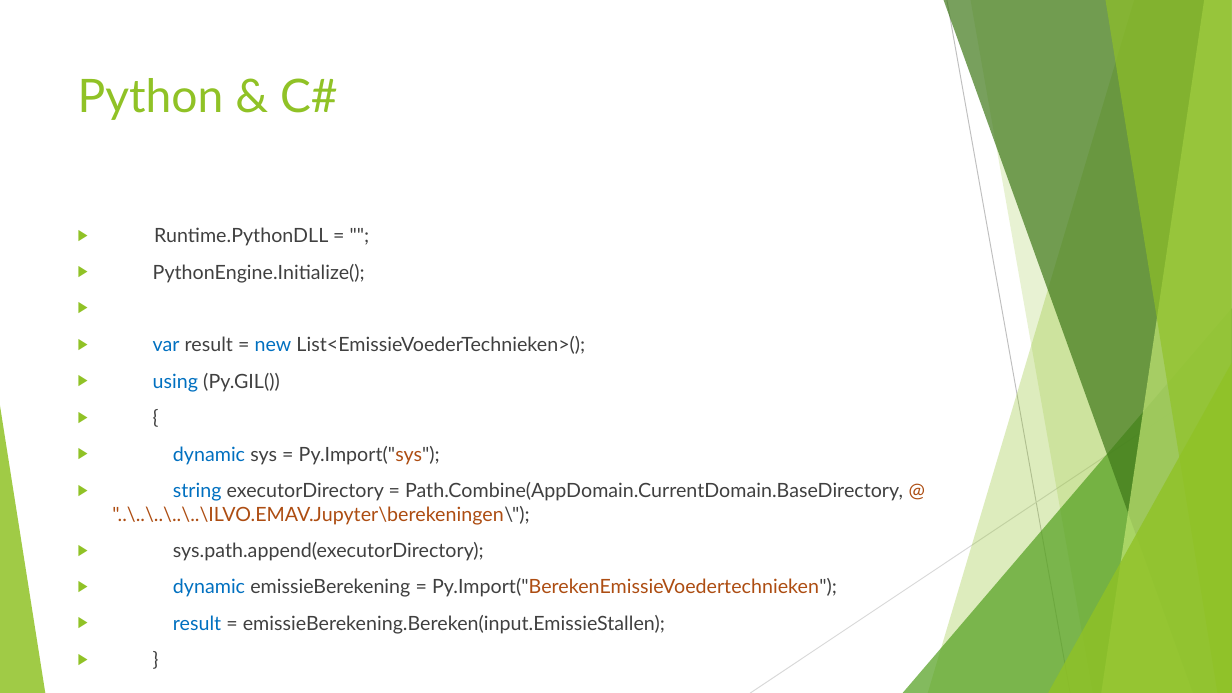
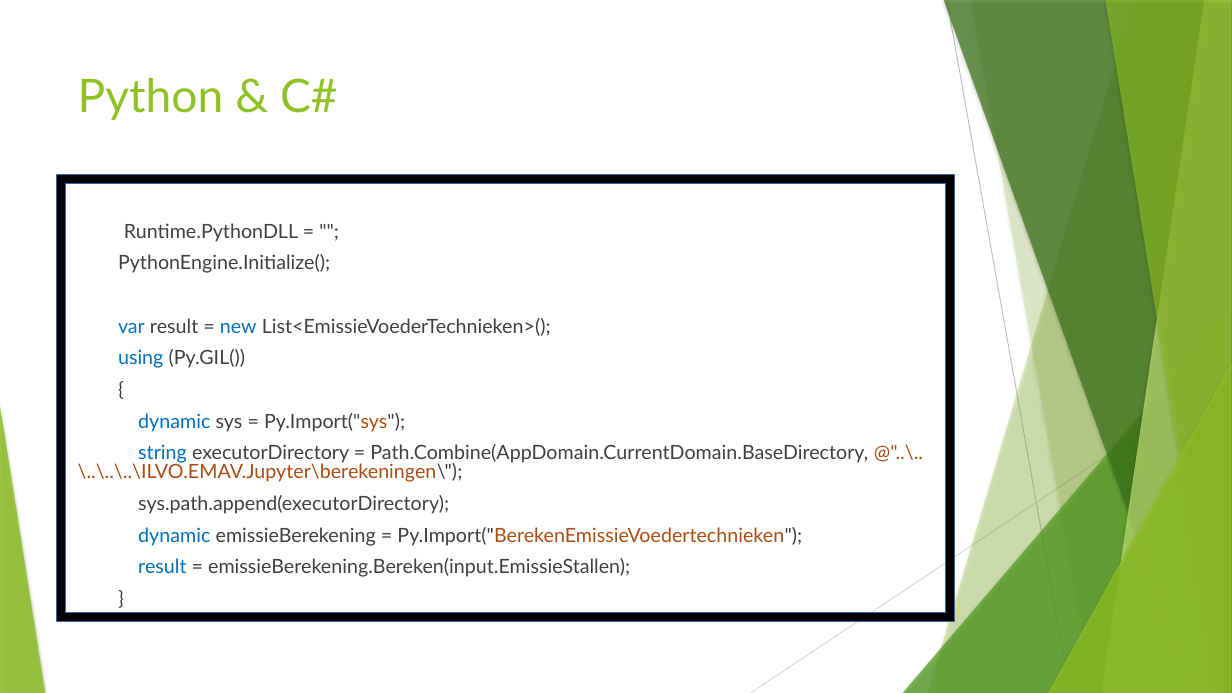
Before and after one commit to kodarakK/hogent-bachproef-caradocroetynck2526, a slide deck: slide 14 of Bachelorproef verdediging.pptx (slide 11 before the commit). Drawn at 1232x693 pixels with LibreOffice and Linux fonts; fonts in the diff are those of the drawing. Boxes give left, top, right and bottom in pixels: in the first picture for what was removed or moved away, otherwise in the second. Text is boxed around its words. In the diff, an @@ line names an element or a change of style, - is before the commit and + after.

```diff
--- a/Bachelorproef verdediging.pptx
+++ b/Bachelorproef verdediging.pptx
@@ freeform shape at bbox=[970, 0, 1232, 693]: shadow on; outline redrawn @@
@@ frame added at bbox=[56, 174, 956, 622], fill #000000, outline #3465A4 0 pt @@
@@ text "Runtime.PythonDLL = "";" at bbox=[78, 223, 868, 577]: bullet ▶ to none; line spacing 1 to 0.8 @@
@@ shadow on in 7 elements at bbox=[928, 0, 1232, 693], bbox=[903, 308, 1232, 693], bbox=[944, 0, 1232, 693], bbox=[1102, 0, 1232, 693], bbox=[1105, 0, 1232, 693], bbox=[1048, 363, 1232, 693], bbox=[0, 406, 45, 693] @@
```
Also in this commit, not shown: 11 other slides changed, 4 slides added, 1 slide removed, 1 other file.
